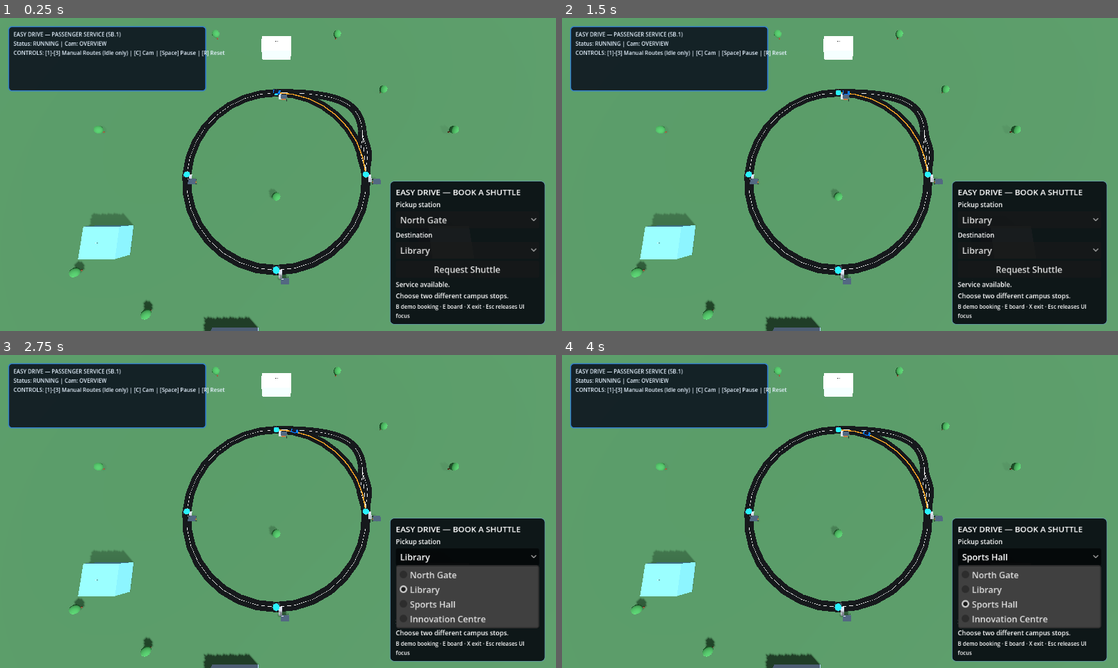
Above: before the commit, frames 1-4 (two rows, left to right).
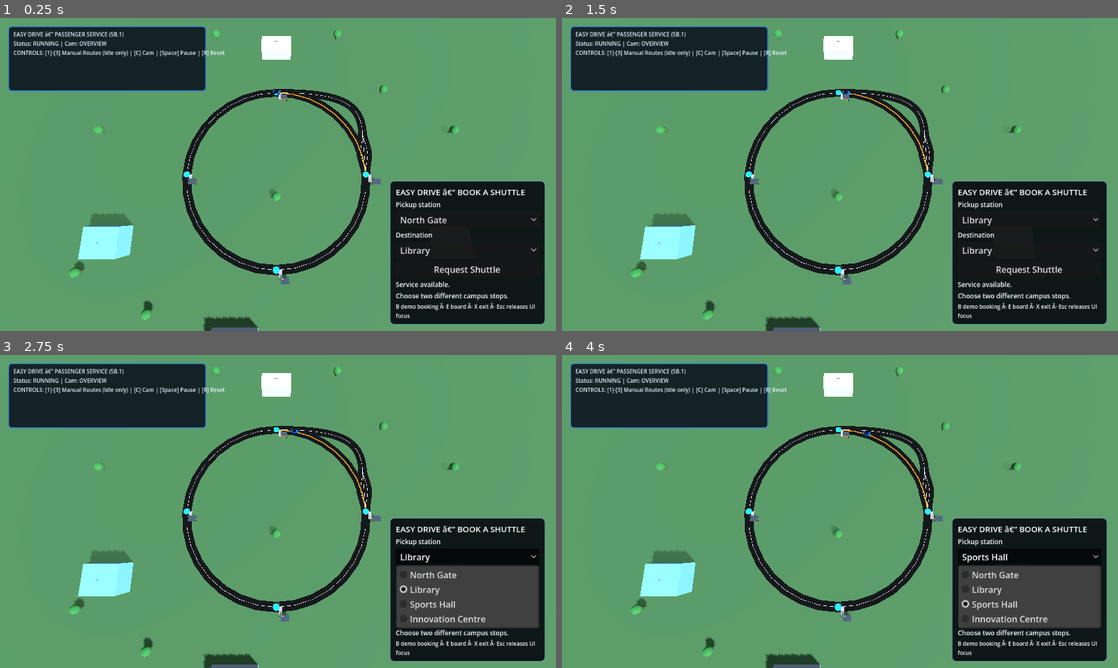
Above: after the commit, the same moments.

Repository: Olohuntele/easy-drive-godot-demo
Game: Godot game, scene res://scenes/multi_route_demo.tscn
Two runs of this game, one before a commit and one after it. Both use one fixed random seed, a clock stepped at 60 frames per second and the inputs below. This scene is started directly instead of the project's main scene.
Inputs:
- Up to frame 1 (0.25 s): no input
- Up to frame 2 (1.5 s): click "North Gate" at 0.5 s; click "Library" at 1.25 s
- Up to frame 3 (2.75 s): click "Library" at 2 s
- Up to frame 4 (4 s): click "Request Shuttle" at 2.75 s; click "Sports Hall" at 3.5 s

The runs differ from the first frame. In frame 1, 0.5% of the frame differs, in the area x 8-97%, y 4-93%; in frame 2, 0.5%; in frame 3, 0.5%; in frame 4, 0.5%.

Commit message:
feat: integrate pickup arrival and passenger boarding

Diff:
--- a/scripts/campus_service_coordinator.gd
+++ b/scripts/campus_service_coordinator.gd
@@ -37,6 +37,7 @@
 var maximum_route_handoff_heading_delta_rad: float = 0.0
 var dynamics_step_count: int = 0
 var coordinator_tick_count: int = 0
+var defer_destination_routing: bool = false
 
 var _last_physics_tick_id: int = -1
 
@@ -233,6 +234,10 @@
         last_failure_reason = str(result.get("failure_reason", "boarding_confirmation_failed"))
         return result
     last_failure_reason = ""
+    if defer_destination_routing:
+        navigator.clear_route()
+        current_leg = "boarding_confirmed"
+        return {"valid": true, "failure_reason": "", "state": journey.state, "boarding_confirmed": true}
     var installation: Dictionary = _install_active_leg()
     if not installation.get("valid", false):
         return installation
@@ -268,6 +273,7 @@
         "speed_mps": dynamics.speed_mps,
         "arrival_status": arrival_status,
         "arrival_certified": arrival_status == "ARRIVED",
+        "boarding_confirmed": journey != null && journey.has_method("is_boarding_confirmed") && journey.is_boarding_confirmed(),
         "blocked": journey != null && journey.state == PassengerJourney.BLOCKED,
         "blocked_reason": blocked_reason if not blocked_reason.is_empty()
             else (journey.blocked_reason if journey != null else ""),
--- a/scripts/multi_route_demo.gd
+++ b/scripts/multi_route_demo.gd
@@ -98,6 +98,7 @@
     service_coordinator = CampusServiceCoordinator.new()
     service_coordinator.network = network
     service_coordinator.planner = CampusRoutePlanner.new(network)
+    service_coordinator.defer_destination_routing = true
     var north_stop = network.get_station_stop("north_gate")
     var launch_segment: Dictionary = network.get_segment("north_to_east")
     var launch_points: Array = launch_segment.get("centerline_points", [])
@@ -295,6 +296,7 @@
         service_coordinator = CampusServiceCoordinator.new()
         service_coordinator.network = network
         service_coordinator.planner = CampusRoutePlanner.new(network)
+        service_coordinator.defer_destination_routing = true
         service_coordinator.initialize_service("north_gate", north_stop.position_xz, launch_heading_rad)
         if booking_panel:
             booking_panel.configure(network, service_coordinator.get_service_snapshot())
@@ -639,7 +641,7 @@
     var cam_str = "OVERVIEW" if camera_mode_overview else "FOLLOW"
     var total_len: float = navigator.total_length_m if navigator else 0.0
     var text = (
-        "EASY DRIVE — PASSENGER SERVICE (5B.1)\n"
+        "EASY DRIVE â€” PASSENGER SERVICE (5B.1)\n"
         + "Status: %s | Cam: %s\n"
         + "CONTROLS: [1]-[3] Manual Routes (Idle only) | [C] Cam | [Space] Pause | [R] Reset"
     ) % [
--- a/scripts/passenger_booking_panel.gd
+++ b/scripts/passenger_booking_panel.gd
@@ -55,7 +55,7 @@
     margin.add_child(content)
 
     var title := Label.new()
-    title.text = "EASY DRIVE — BOOK A SHUTTLE"
+    title.text = "EASY DRIVE â€” BOOK A SHUTTLE"
     title.add_theme_font_size_override("font_size", 15)
     content.add_child(title)
 
@@ -130,7 +130,7 @@
     content.add_child(feedback_label)
 
     var controls_hint := Label.new()
-    controls_hint.text = "B demo booking · E board · X exit · Esc releases UI focus"
+    controls_hint.text = "B demo booking Â· E board Â· X exit Â· Esc releases UI focus"
     controls_hint.add_theme_font_size_override("font_size", 10)
     controls_hint.autowrap_mode = TextServer.AUTOWRAP_WORD_SMART
     content.add_child(controls_hint)
@@ -166,22 +166,26 @@
     var destination_name: String = _station_name(
         str(active_booking.get("destination_station_id", ""))
     )
+    var boarding_confirmed: bool = bool(snapshot.get("boarding_confirmed", false))
     journey_summary_label.visible = tracking_journey && not active_booking.is_empty()
-    journey_summary_label.text = "Trip: %s → %s" % [pickup_name, destination_name]
+    journey_summary_label.text = "Trip: %s â†’ %s" % [pickup_name, destination_name]
     journey_status_label.visible = tracking_journey
     journey_status_label.text = _journey_status_text(
         journey_state,
         pickup_name,
         destination_name,
-        bool(snapshot.get("arrival_certified", false))
+        bool(snapshot.get("arrival_certified", false)),
+        boarding_confirmed
     )
     journey_progress.visible = tracking_journey
     journey_progress.value = _journey_progress(
         journey_state,
-        bool(snapshot.get("arrival_certified", false))
+        bool(snapshot.get("arrival_certified", false)),
+        boarding_confirmed
     )
     board_button.visible = journey_state == JourneyStates.BOARDING \
-        && bool(snapshot.get("arrival_certified", false))
+        && bool(snapshot.get("arrival_certified", false)) \
+        && not boarding_confirmed
     board_button.disabled = _action_in_flight || blocked
     exit_button.visible = journey_state == JourneyStates.DROPOFF \
         && bool(snapshot.get("arrival_certified", false))
@@ -189,9 +193,9 @@
 
     request_button.disabled = blocked || busy || _request_in_flight
     if blocked:
-        service_status_label.text = "Service blocked — reservation retained."
+        service_status_label.text = "Service blocked â€” reservation retained."
     elif busy:
-        service_status_label.text = "Shuttle occupied — finish the current journey."
+        service_status_label.text = "Shuttle occupied â€” finish the current journey."
     elif journey_state == "IDLE":
         service_status_label.text = "Service available."
     else:
@@ -278,7 +282,7 @@
 
 func _station_name(station_id: String) -> String:
     if station_id.is_empty() || _network == null:
-        return "—"
+        return "â€”"
     var station: Dictionary = _network.get_station(station_id)
     return str(station.get("display_name", station_id)).replace(" Stop", "")
 
@@ -286,14 +290,17 @@
     journey_state: String,
     pickup_name: String,
     destination_name: String,
-    arrival_certified: bool
+    arrival_certified: bool,
+    boarding_confirmed: bool = false
 ) -> String:
     match journey_state:
         JourneyStates.ASSIGNED:
-            return "Shuttle assigned: %s → %s" % [pickup_name, destination_name]
+            return "Shuttle assigned: %s â†’ %s" % [pickup_name, destination_name]
         JourneyStates.TO_PICKUP:
             return "Traveling to pickup: %s" % pickup_name
         JourneyStates.BOARDING:
+            if boarding_confirmed:
+                return "Passenger boarded at %s â€” awaiting destination (Phase 5B.2B)." % pickup_name
             return "Waiting for boarding at %s%s" % [
                 pickup_name,
                 " (arrival certified)" if arrival_certified else ""
@@ -308,14 +315,18 @@
         JourneyStates.RETURNING_TO_SERVICE:
             return "Returning to North Gate service."
         JourneyStates.BLOCKED:
-            return "Journey blocked — reservation retained."
+            return "Journey blocked â€” reservation retained."
         JourneyStates.IDLE:
             if arrival_certified:
                 return "Journey completed; shuttle is available."
             return "Choose your pickup and destination."
     return "Journey status unavailable."
 
-func _journey_progress(journey_state: String, arrival_certified: bool) -> float:
+func _journey_progress(
+    journey_state: String,
+    arrival_certified: bool,
+    boarding_confirmed: bool = false
+) -> float:
     if journey_state == JourneyStates.IDLE:
         return 100.0 if arrival_certified else 0.0
     match journey_state:
@@ -324,7 +335,7 @@
         JourneyStates.TO_PICKUP:
             return 25.0
         JourneyStates.BOARDING:
-            return 40.0
+            return 45.0 if boarding_confirmed else 40.0
         JourneyStates.TO_DESTINATION:
             return 55.0
         JourneyStates.DROPOFF:
--- a/scripts/passenger_journey.gd
+++ b/scripts/passenger_journey.gd
@@ -273,6 +273,9 @@
     _boarding_confirmed = true
     return {"valid": true, "failure_reason": "", "state": state}
 
+func is_boarding_confirmed() -> bool:
+    return _boarding_confirmed
+
 func confirm_passenger_exit() -> Dictionary:
     if state != DROPOFF:
         return _failure("passenger_exit_confirmation_wrong_state")
--- /dev/null
+++ b/tests/test_multi_route_pickup_boarding.gd
@@ -0,0 +1,120 @@
+extends SceneTree
+
+const CampusMultiRouteNetwork = preload("res://scripts/campus_multi_route_network.gd")
+const CampusRoutePlanner = preload("res://scripts/campus_route_planner.gd")
+const CampusServiceCoordinator = preload("res://scripts/campus_service_coordinator.gd")
+const PassengerJourney = preload("res://scripts/passenger_journey.gd")
+
+var failures: int = 0
+var assertions: int = 0
+
+func _initialize() -> void:
+    call_deferred("_run_tests")
+
+func _run_tests() -> void:
+    print("================================================================================")
+    print("EASY DRIVE â€” PHASE 5B.2A: PICKUP ARRIVAL AND PASSENGER BOARDING TESTS")
+    print("================================================================================")
+
+    var network = CampusMultiRouteNetwork.new()
+    _expect(network.is_valid, "CampusMultiRouteNetwork is valid")
+
+    var north_stop = network.get_station_stop("north_gate")
+    var launch_segment: Dictionary = network.get_segment("north_to_east")
+    var launch_points: Array = launch_segment.get("centerline_points", [])
+    var launch_tangent: Vector2 = launch_points[1] - launch_points[0]
+    var launch_heading_rad: float = atan2(launch_tangent.x, launch_tangent.y)
+
+    # 1. Test Premature Boarding Rejection (shuttle traveling to pickup at sports_hall)
+    var coord_premature = CampusServiceCoordinator.new()
+    coord_premature.network = network
+    coord_premature.planner = CampusRoutePlanner.new(network)
+    coord_premature.initialize_service("north_gate", north_stop.position_xz, launch_heading_rad)
+    var req1 = coord_premature.request_booking("sports_hall", "library")
+    _expect(req1.get("valid", false), "booking (sports_hall -> library) accepted")
+    _expect(coord_premature.journey.state == PassengerJourney.TO_PICKUP, "journey is traveling to pickup (TO_PICKUP)")
+    var premature_board = coord_premature.confirm_boarding()
+    _expect(not premature_board.get("valid", false), "premature boarding before arrival certification is rejected")
+
+    # 2. Test Correct Pickup Arrival & Stationary Waiting
+    var coordinator = CampusServiceCoordinator.new()
+    coordinator.network = network
+    coordinator.planner = CampusRoutePlanner.new(network)
+    coordinator.defer_destination_routing = true
+    coordinator.initialize_service("north_gate", north_stop.position_xz, launch_heading_rad)
+
+    var booking = coordinator.request_booking("north_gate", "library")
+    _expect(booking.get("valid", false), "booking north_gate -> library requested")
+
+    var max_steps: int = 300
+    var arrived: bool = false
+    for i in range(max_steps):
+        var step_res = coordinator.step(1.0 / 60.0)
+        var snap = coordinator.get_service_snapshot()
+        if snap.get("service_state", "") == PassengerJourney.BOARDING && snap.get("arrival_certified", false):
+            arrived = true
+            break
+
+    _expect(arrived, "shuttle reaches requested pickup station and certifies arrival")
+    _expect(coordinator.get_service_snapshot().get("speed_mps", 1.0) <= 0.1, "shuttle satisfies stopped speed tolerance at pickup")
+
+    # 3. Test Successful Boarding Confirmation
+    var board_res = coordinator.confirm_boarding()
+    _expect(board_res.get("valid", false), "successful boarding confirmation is accepted")
+    _expect(coordinator.get_service_snapshot().get("boarding_confirmed", false), "coordinator records boarding confirmed")
+
+    # 4. Test Duplicate Boarding Rejection
+    var dup_board = coordinator.confirm_boarding()
+    _expect(not dup_board.get("valid", false), "duplicate boarding confirmation is rejected")
+
+    # 5. Test No Unintended Destination-Leg Movement
+    var snap_after_board = coordinator.get_service_snapshot()
+    _expect(snap_after_board.get("service_state", "") == PassengerJourney.BOARDING, "journey state remains BOARDING after boarding confirmation")
+    _expect(snap_after_board.get("current_leg", "") != "destination", "destination leg execution is deferred (not started)")
+    _expect(snap_after_board.get("speed_mps", 1.0) == 0.0, "shuttle remains stationary while awaiting Phase 5B.2B destination travel")
+
+    # 6. Test Reset During Pickup / Boarding
+    var coord_reset = CampusServiceCoordinator.new()
+    coord_reset.network = network
+    coord_reset.planner = CampusRoutePlanner.new(network)
+    coord_reset.initialize_service("north_gate", north_stop.position_xz, launch_heading_rad)
+    coord_reset.request_booking("north_gate", "library")
+    coord_reset.step(1.0 / 60.0)
+    var reset_coord = CampusServiceCoordinator.new()
+    reset_coord.network = network
+    reset_coord.planner = CampusRoutePlanner.new(network)
+    var reset_init = reset_coord.initialize_service("north_gate", north_stop.position_xz, launch_heading_rad)
+    _expect(reset_init.get("valid", false) && reset_coord.journey.state == PassengerJourney.IDLE, "reset during pickup clears booking and returns to IDLE")
+
+    # 7. Test Pickup Routing from Valid Pose vs Arbitrary Between-Stations Limitation
+    var planner = CampusRoutePlanner.new(network)
+    var between_pos = Vector2(50.0, 50.0)
+    var between_route = planner.plan_route_from_pose("north_gate", "library", between_pos, 0.0)
+    _expect(not between_route.get("valid", false), "arbitrary between-stations routing is correctly rejected as origin_pose_incompatible")
+
+    # 8. Test Scene Parsing, Manual Navigation Inhibition & Instantiation
+    var scene = load("res://scenes/multi_route_demo.tscn")
+    _expect(scene != null, "multi_route_demo.tscn loads successfully")
+    if scene != null:
+        var node = scene.instantiate()
+        _expect(node != null, "multi_route_demo scene instantiates")
+        if node != null:
+            _expect(node.has_method("_is_passenger_service_active"), "multi_route_demo has _is_passenger_service_active method")
+            _expect(not node._is_passenger_service_active(), "passenger service is initially inactive (allowing manual routes)")
+            node.service_coordinator.request_booking("sports_hall", "library")
+            _expect(node._is_passenger_service_active(), "passenger service is active when booking requested, inhibiting manual route keys 1-4")
+            node.free()
+
+    print("Phase 5B.2A pickup & boarding tests complete: %d assertions, %d failures." % [assertions, failures])
+    if failures == 0:
+        quit(0)
+    else:
+        quit(1)
+
+func _expect(condition: bool, message: String) -> void:
+    assertions += 1
+    if condition:
+        print("PASS: " + message)
+    else:
+        push_error("FAIL: " + message)
+        failures += 1
Not shown, added: tests/test_multi_route_pickup_boarding.gd.uid
